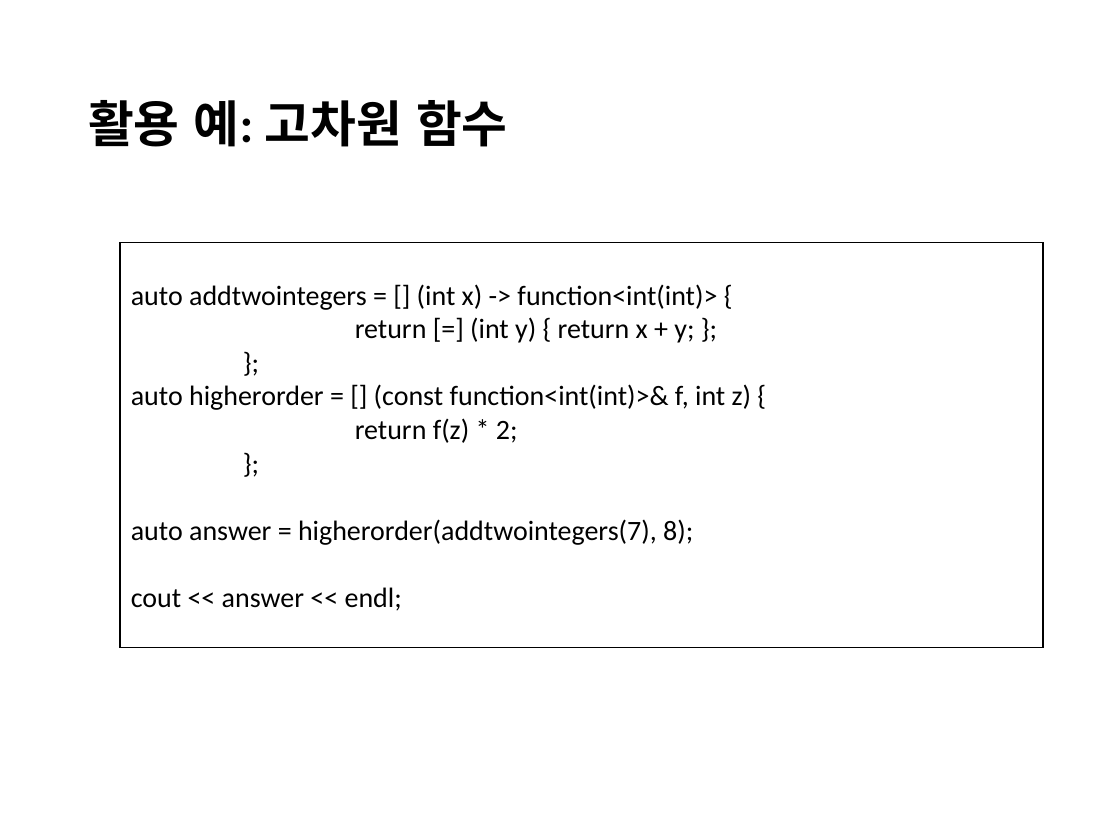
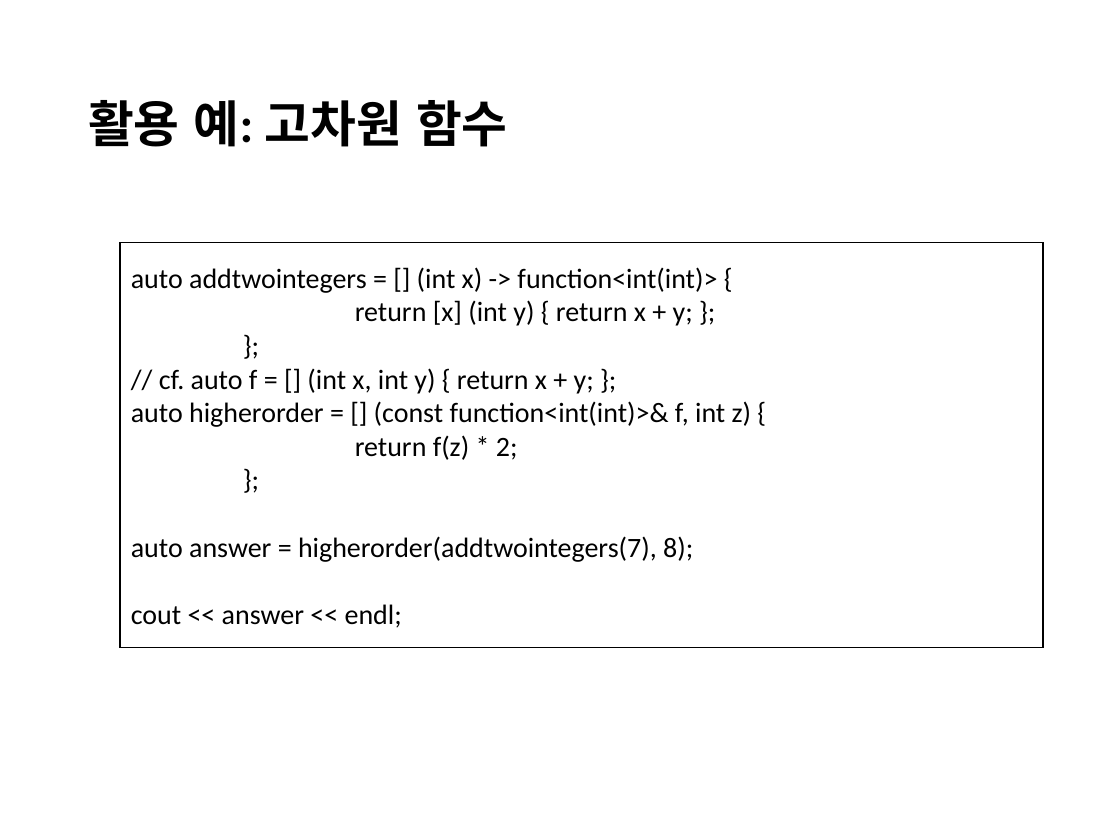
Before and after one commit to kwanghoon/fpstudy, a slide deck: slide 12 of lambda/cpp/lambda_cpp.pptx. Drawn at 1120x840 pixels with LibreOffice and Linux fonts; fonts in the diff are those of the drawing. Boxes give left, top, right and bottom in pixels: in the first picture for what was removed or moved away, otherwise in the second. Text is boxed around its words. In the diff, an @@ line names an element or a change of style, - is before the commit and + after.

```diff
--- a/lambda/cpp/lambda_cpp.pptx
+++ b/lambda/cpp/lambda_cpp.pptx
@@ text in rectangle at <box>355,300,693,326</box>: text changed @@
-return [=] (int y) { return x + y; };
+return [x] (int y) { return x + y; };
@@ text in rectangle at <box>159,368,594,394</box>: paragraph added @@
+// cf. auto f = [] (int x, int y) { return x + y; };
```
Also in this commit, not shown: 2 other slides changed.
